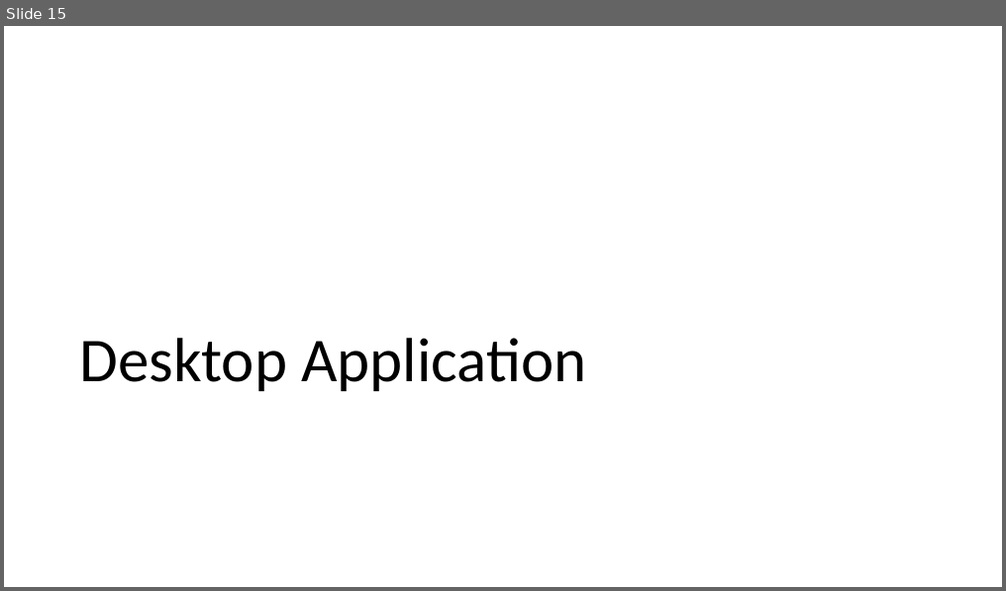
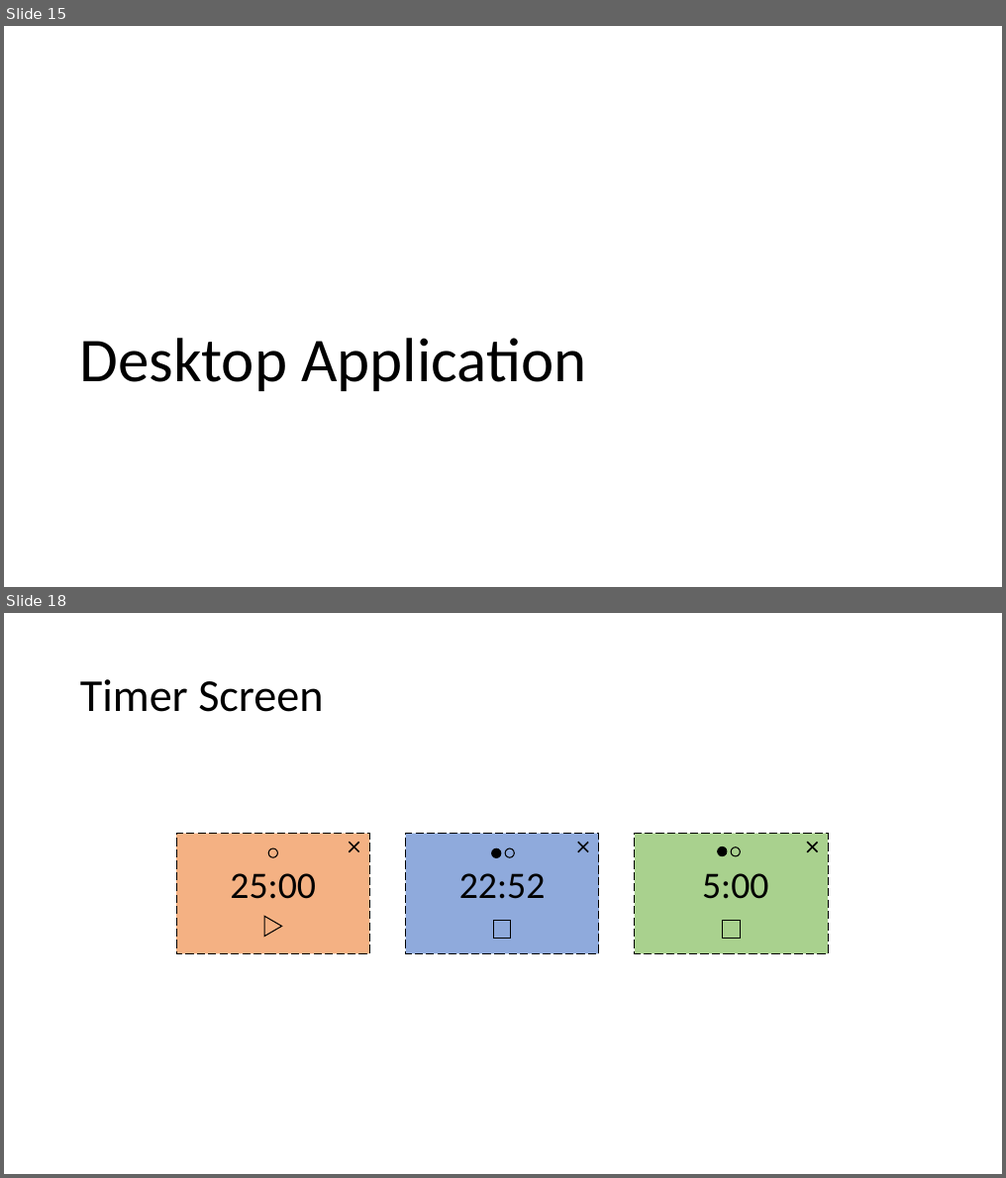
Before and after one commit to JazerBarclay/ci536-group-project, a slide deck: documentation/Quark Wireframes and User Stories.pptx. Shown one above the other, each under a label of ours: slide 15 before the commit, slides 15 and 18 after it; the slides between them are not shown. The pictures are 1006x591 and 1006x1178 pixels, drawn with LibreOffice and Linux fonts; fonts in the diff are those of the drawing. Boxes give left, top, right and bottom in pixels: in the first picture for what was removed or moved away, otherwise in the second. Text is boxed around its words. In the diff, an @@ line names an element or a change of style, - is before the commit and + after.

```diff
--- a/documentation/Quark Wireframes and User Stories.pptx
+++ b/documentation/Quark Wireframes and User Stories.pptx
@@ slide 18 added at <box>4,613,1002,1174</box>, background #FFFFFF @@
@@ title added at <box>80,679,323,712</box>, 44 pt, text #000000 @@
+Timer Screen
@@ ellipse added at <box>268,849,277,858</box>, outline #000000 1 pt @@
@@ ellipse added at <box>492,849,501,858</box>, fill #000000, outline #000000 1 pt @@
@@ ellipse added at <box>506,849,515,858</box>, outline #000000 1 pt @@
@@ rectangle added at <box>635,834,829,955</box>, fill #A9D18E, outline #000000 1 pt dashed @@
@@ ellipse added at <box>718,848,727,857</box>, fill #000000, outline #000000 1 pt @@
@@ ellipse added at <box>731,848,740,857</box>, outline #000000 1 pt @@
@@ line added from (807, 842) to (818, 853), #000000 1.5 pt @@
@@ line added from (807, 853) to (818, 842), #000000 1.5 pt @@
@@ text added at <box>702,873,768,899</box>, 36 pt, text #000000 @@
+5:00
@@ group added at <box>176,834,369,955</box>: 2 lines, 1 rectangle, 1 text, 1 triangle @@
+25:00
@@ group added at <box>405,834,598,955</box>: 2 rectangles, 2 lines, 1 text @@
+22:52
@@ rectangle added at <box>723,921,740,938</box>, fill #A9D18E, outline #000000 1 pt @@
```
Also in this commit, not shown: 5 slides changed, 2 other slides added, 2 slides removed.
